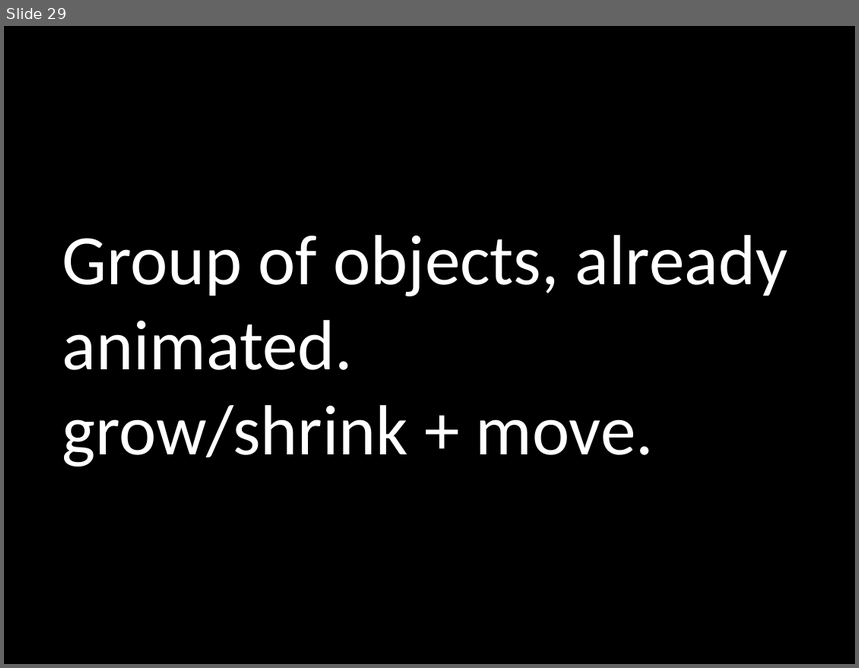
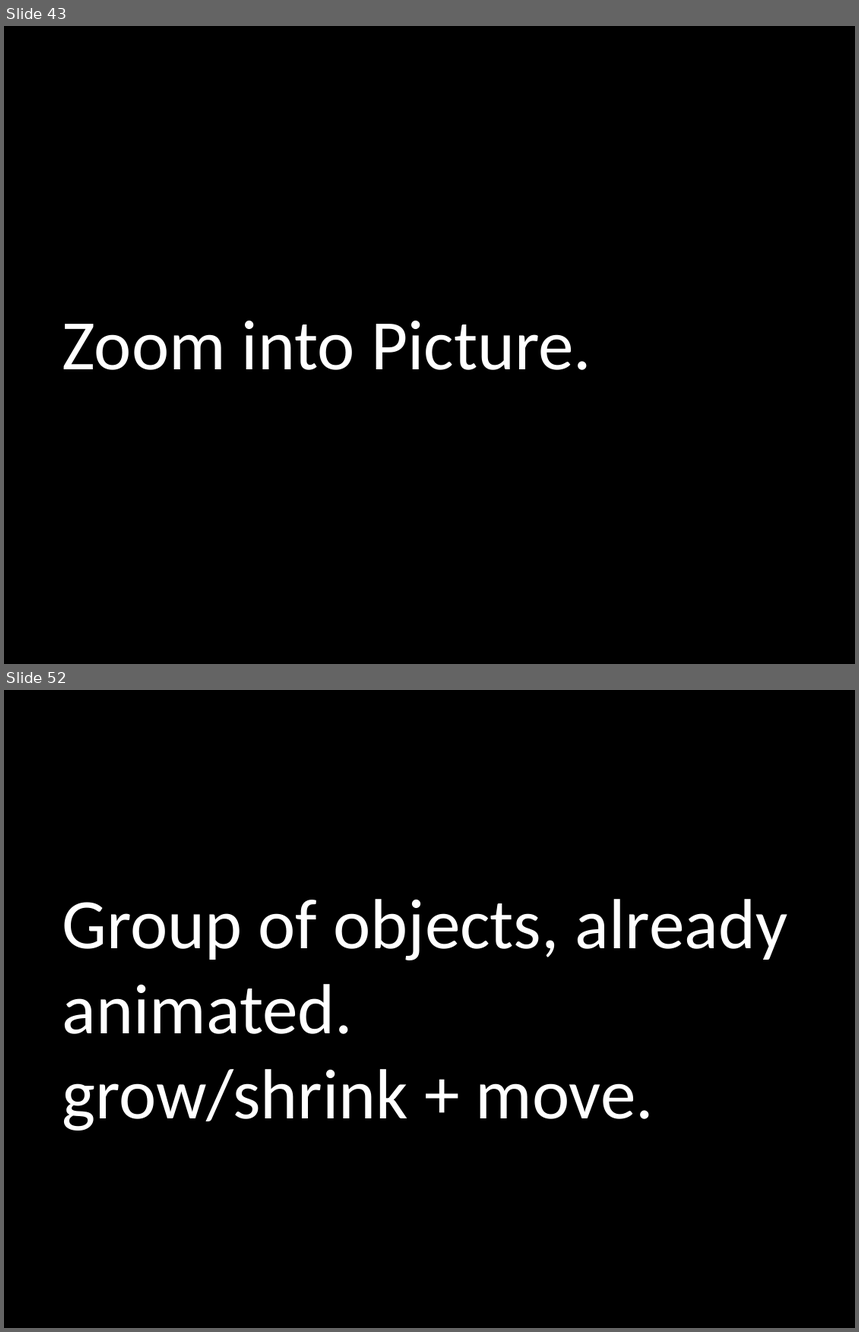
Before and after one commit to PowerPointLabs/PowerPointLabs, a slide deck: doc/Test scenarios.pptx. Shown one above the other, each under a label of ours: slide 29 before the commit, slides 43 and 52 after it; the slides between them are not shown. The pictures are 859x668 and 859x1332 pixels, drawn with LibreOffice and Linux fonts; fonts in the diff are those of the drawing. Boxes give left, top, right and bottom in pixels: in the first picture for what was removed or moved away, otherwise in the second. Text is boxed around its words. In the diff, an @@ line names an element or a change of style, - is before the commit and + after.

```diff
--- a/doc/Test scenarios.pptx
+++ b/doc/Test scenarios.pptx
@@ slide 43 added at [4,26,855,664], background #000000 @@
@@ title added at [63,320,591,370], 60 pt, text #FFFFFF @@
+Zoom into Picture.
@@ what was slide 29 is now slide 52 @@
```
Also in this commit, not shown: 1 slide changed, 42 other slides added, 2 slides removed, 7 other files.
